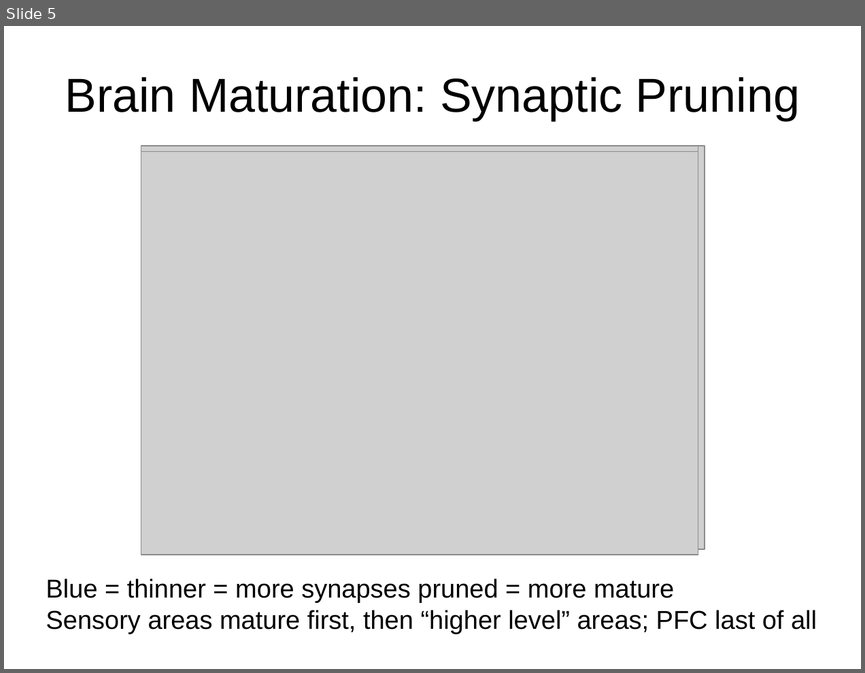
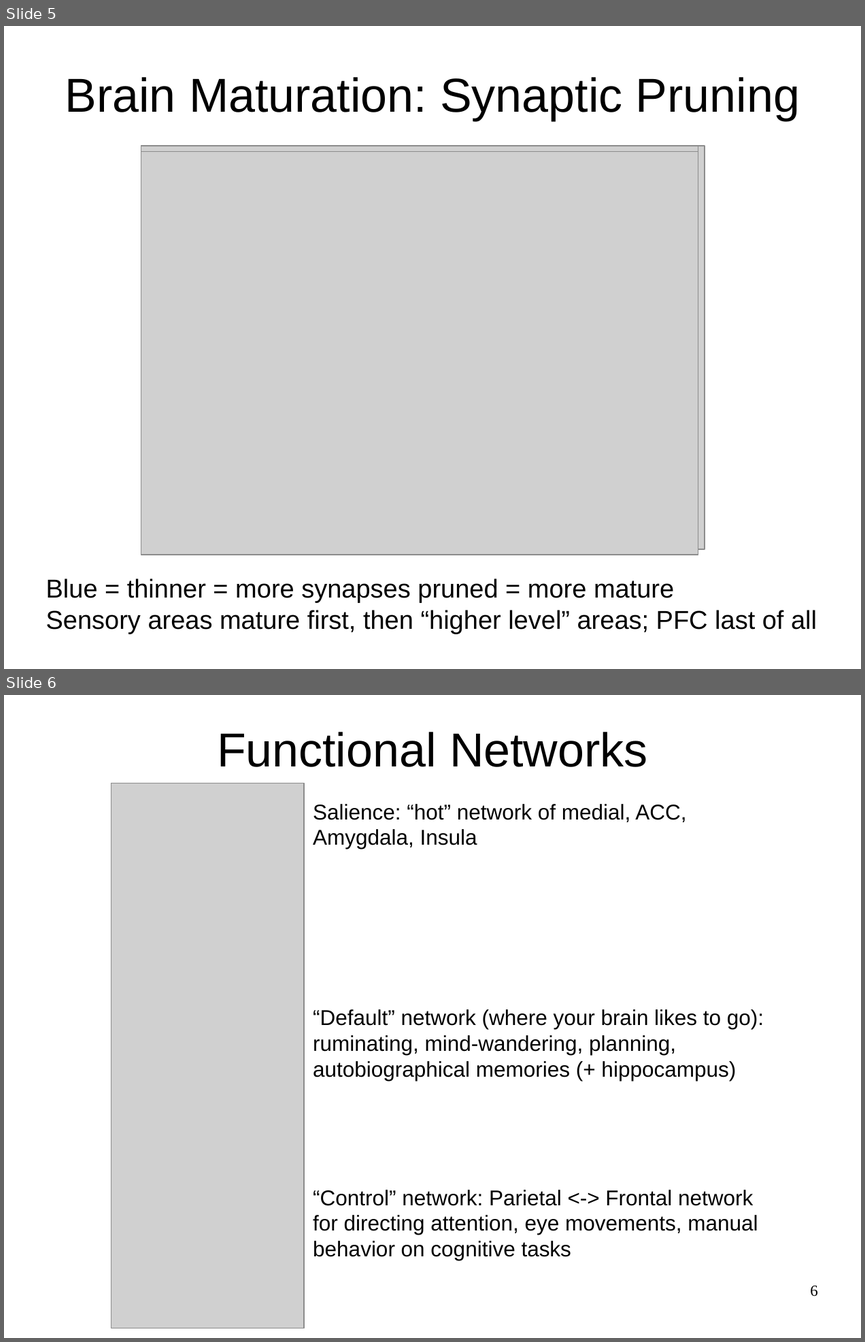
Before and after one commit to ccnlab/teaching, a slide deck: ccn/randy_slides/oreilly_ccn_brainareas.pptx. Shown one above the other, each under a label of ours: slide 5 before the commit, slides 5 and 6 after it. The pictures are 865x673 and 865x1342 pixels, drawn with LibreOffice and Linux fonts; fonts in the diff are those of the drawing; grey boxes stand for pictures; background and template pictures are left out. Boxes give left, top, right and bottom in pixels: in the first picture for what was removed or moved away, otherwise in the second. Text is boxed around its words. In the diff, an @@ line names an element or a change of style, - is before the commit and + after.

```diff
--- a/ccn/randy_slides/oreilly_ccn_brainareas.pptx
+++ b/ccn/randy_slides/oreilly_ccn_brainareas.pptx
@@ slide 6 added at [4,695,861,1338], background picture (left out) @@
@@ title added at [217,732,647,767], 40 pt, text #000000 @@
+Functional Networks
@@ picture added at [111,783,304,1328] @@
@@ text added at [313,804,764,1260], 18 pt, text #000000 @@
+Salience: “hot” network of medial, ACC, Amygdala, Insula
+“Default” network (where your brain likes to go): ruminating, mind-wandering, planning, autobiographical memories (+ hippocampus)
+“Control” network: Parietal <-> Frontal network for directing attention, eye movements, manual behavior on cognitive tasks
@@ page number added at [810,1285,817,1296], 13 pt, text #000000 @@
+6
```
Also in this commit, not shown: 2 slides changed, 3 other files.
